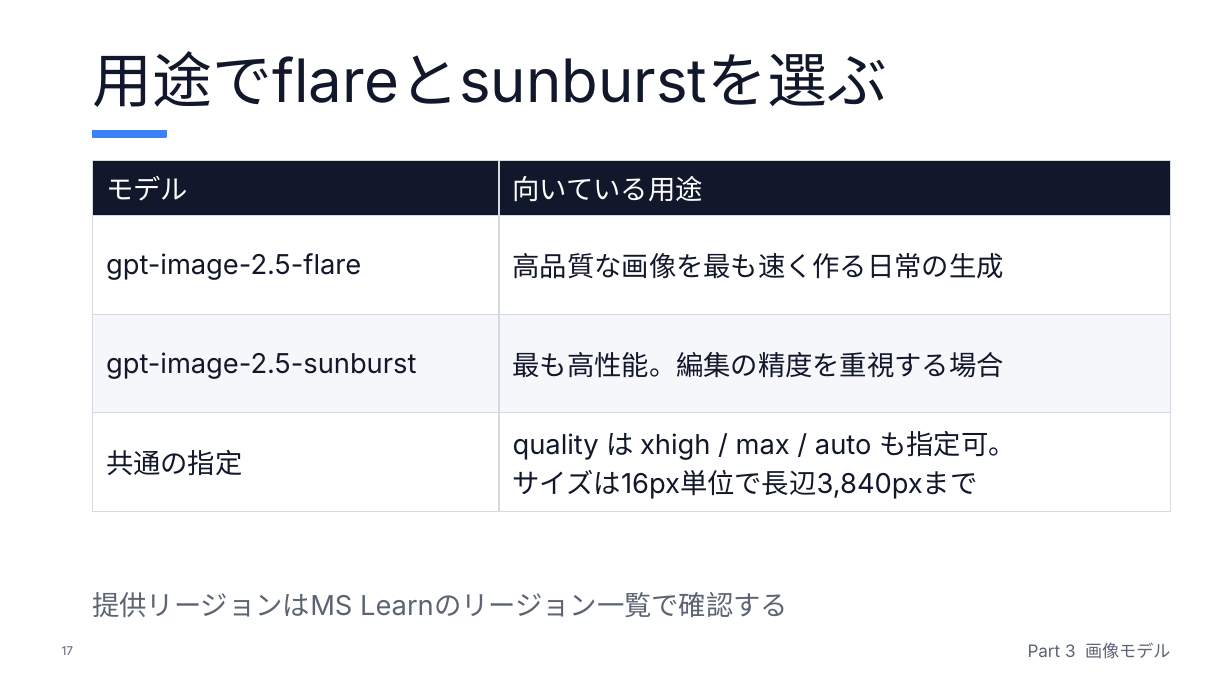
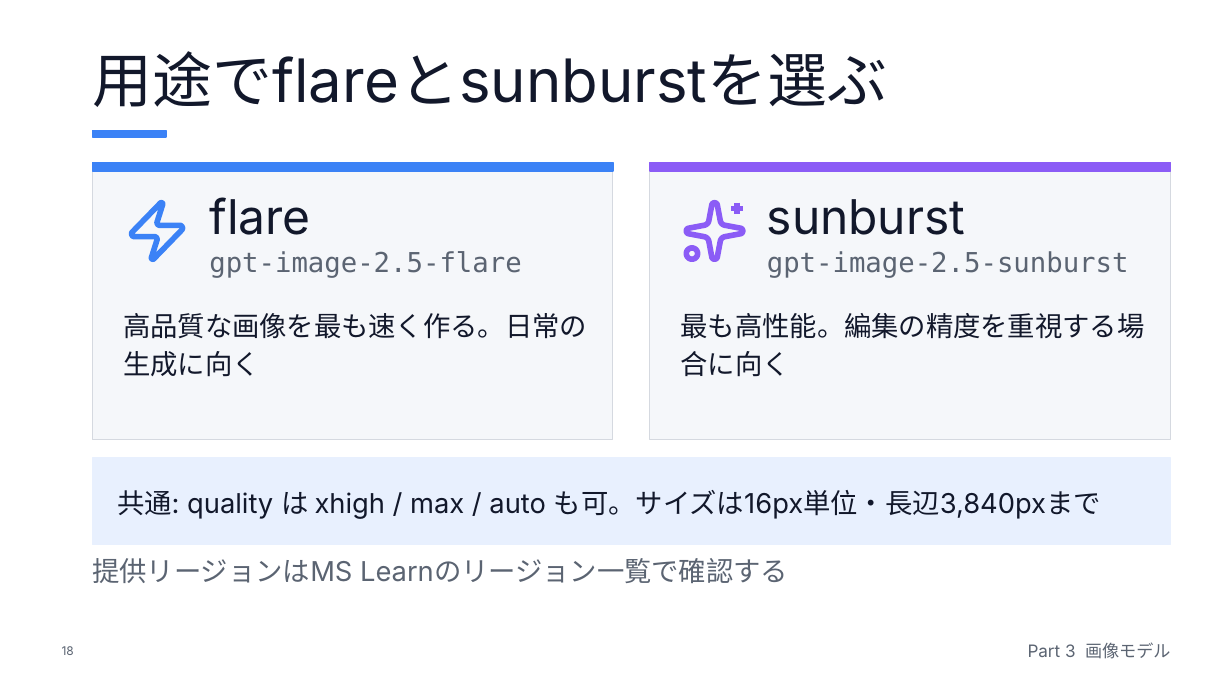
Before and after one commit to soeatu/AI-Engine-Dev, a slide deck: slide 18 of presentation/harness/projects/codex-claude-code-azure-foundry-setup/output/deck.pptx (slide 17 before the commit). Drawn at 1232x693 pixels with LibreOffice and Linux fonts; fonts in the diff are those of the drawing. Boxes give left, top, right and bottom in pixels: in the first picture for what was removed or moved away, otherwise in the second. Text is boxed around its words. In the diff, an @@ line names an element or a change of style, - is before the commit and + after.

```diff
--- a/presentation/harness/projects/codex-claude-code-azure-foundry-setup/output/deck.pptx
+++ b/presentation/harness/projects/codex-claude-code-azure-foundry-setup/output/deck.pptx
@@ table removed at (92, 160, 1170, 503), 4 rows, 2 columns @@
-モデル | 向いている用途
-gpt-image-2.5-flare | 高品質な画像を最も速く作る日常の生成
-gpt-image-2.5-sunburst | 最も高性能。編集の精度を重視する場合
-共通の指定 | quality は xhigh / max / auto も指定可。 / サイズは16px単位で長辺3,840pxまで
@@ rectangle added at (92, 163, 612, 440), fill #F5F7FA, outline #D5D9E0 0.75 pt @@
@@ rectangle added at (92, 163, 612, 171), fill #3B82F6, outline #3B82F6 1 pt @@
@@ rectangle added at (650, 163, 1170, 440), fill #F5F7FA, outline #D5D9E0 0.75 pt @@
@@ rectangle added at (650, 163, 1170, 171), fill #8B5CF6, outline #8B5CF6 1 pt @@
@@ freeform shape added at (123, 197, 191, 265), outline #3B82F6 3.3 pt @@
@@ text added at (209, 197, 310, 235), 28 pt, text #12182B @@
+flare
@@ freeform shape added at (681, 197, 749, 265), outline #8B5CF6 3.3 pt @@
@@ text added at (767, 199, 965, 235), 28 pt, text #12182B @@
+sunburst
@@ text added at (209, 251, 521, 278), 16 pt, text #5B6472 @@
+gpt-image-2.5-flare
@@ text added at (767, 251, 1129, 278), 16 pt, text #5B6472 @@
+gpt-image-2.5-sunburst
@@ text added at (123, 313, 587, 377), 16 pt, text #12182B @@
+高品質な画像を最も速く作る。日常の生成に向く
@@ text added at (681, 313, 1145, 377), 16 pt, text #12182B @@
+最も高性能。編集の精度を重視する場合に向く
@@ rectangle added at (92, 458, 1170, 545), fill #E8F0FE, outline #E8F0FE 1 pt @@
@@ text added at (117, 490, 1101, 519), 16 pt, text #12182B @@
+共通: quality は xhigh / max / auto も可。サイズは16px単位・長辺3,840pxまで
@@ text "提供リージョンはMS Learnのリージョン一覧で確認する": place and size @@
-text "提供リージョンはMS Learnのリージョン一覧で確認する" at (92, 592, 788, 617)
+text "提供リージョンはMS Learnのリージョン一覧で確認する" at (92, 558, 788, 583)
@@ text "提供リージョンはMS Learnのリージョン一覧で確認する" at (92, 558, 788, 583): vertical alignment bottom to middle @@
@@ text at (62, 646, 74, 655): text changed @@
-17
+18
```
Also in this commit, not shown: 28 other slides changed, 2 slides added, 1 slide removed, 16 other files.
